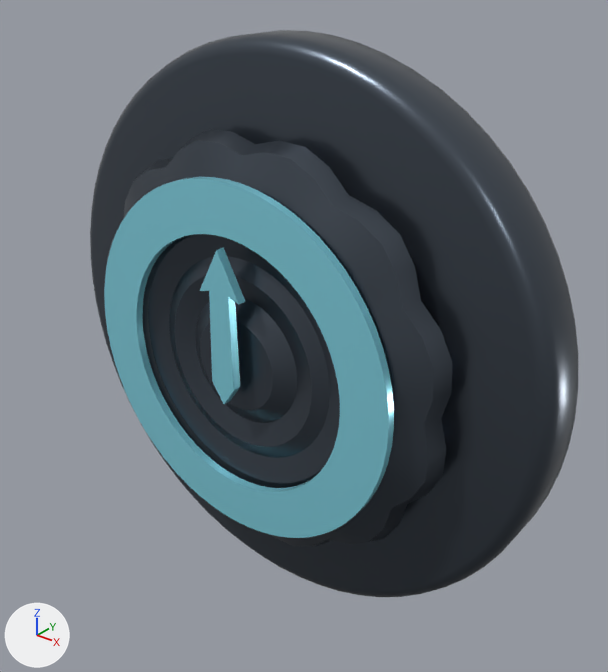
A saved change to the glTF model data/models/econ-node-library.glb.
One viewpoint serves both versions: a 50 mm camera at (1.669, -1.909, 1.262) aimed at (0.077, 0.08, 0.029). Lighting does not change. The marker at lower left points along +X, +Y and +Z. The first picture is the older version. Where no turn or scale is listed for an object, it has been applied to the vertices.

The first picture shows 'policy_rate__accent', 'policy_rate__body'.
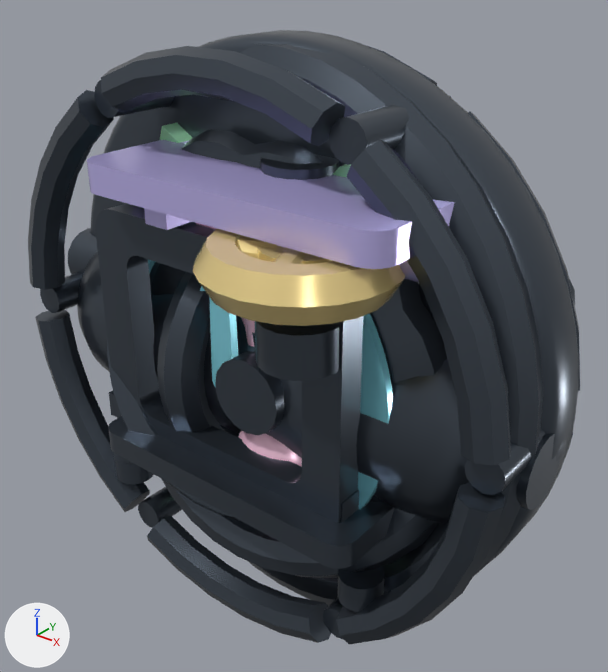
What differs and where, as boxes [x1, y1, x2, y2] in the pictures (608 x 672 px):
'gdp__body', added: after [28, 36, 580, 645]
'housing__body', added: after [95, 203, 419, 612]
'fx__body', added: after [68, 44, 560, 606]
'oil__body', added: after [77, 251, 573, 524]
'housing__accent', added (blue): after [87, 140, 455, 282]
'oil__accent', added (yellow): after [193, 229, 405, 326]
'risk_sentiment__body', added (mostly hidden): after [107, 276, 575, 521]
'risk_sentiment__accent', added (mostly hidden): after [195, 222, 302, 467]
'gdp__accent', added (mostly hidden): after [160, 123, 351, 178]
'policy_rate__body', unchanged, covered by the edit: before [90, 30, 578, 597]; after [90, 30, 578, 563]
'policy_rate__accent', unchanged, covered by the edit: before [104, 177, 394, 538]; after [148, 259, 393, 510]

What changed in the scene script:
```text
Add ob_risk_sentiment__body:
    ob_risk_sentiment__body = bpy.data.objects.new('risk_sentiment__body', me_mesh__risk_sentiment__body)  # 668 vertices, 1312 faces; spans x -0.91..0.91, y -0.35..0.35, z -0.88..0.88; in mat_mat__dark_titanium (greyish blue #535c66)
    ob_risk_sentiment__body.location = (0.0, 0.0, 0.0)
Add ob_risk_sentiment__accent:
    ob_risk_sentiment__accent = bpy.data.objects.new('risk_sentiment__accent', me_mesh__risk_sentiment__accent)  # 184 vertices, 352 faces; spans x -0.1..0.325, y -0.14..0.14, z -1.213..0.1; in mat_mat__accent__psychology (pink #ffcee7)
    ob_risk_sentiment__accent.location = (0.0, -0.122, 0.523)
Add ob_oil__body:
    ob_oil__body = bpy.data.objects.new('oil__body', me_mesh__oil__body)  # 742 vertices, 1472 faces; spans x -0.98..0.98, y -0.43..0.59, z -0.54..0.39; in mat_mat__dark_titanium (greyish blue #535c66)
    ob_oil__body.location = (0.0, 0.0, 0.0)
Add ob_oil__accent:
    ob_oil__accent = bpy.data.objects.new('oil__accent', me_mesh__oil__accent)  # 244 vertices, 468 faces; spans x -0.279..0.279, y -0.276..0.276, z -0.064..0.064; in mat_mat__accent__commodities (yellow #ffe59e)
    ob_oil__accent.location = (0.377, -0.31, 0.475)
Add ob_housing__body:
    ob_housing__body = bpy.data.objects.new('housing__body', me_mesh__housing__body)  # 704 vertices, 1368 faces; spans x -0.684..0.675, y -0.39..0.4, z -0.643..0.606; in mat_mat__dark_titanium (greyish blue #535c66)
    ob_housing__body.location = (0.0, 0.0, 0.0)
Add ob_housing__accent:
    ob_housing__accent = bpy.data.objects.new('housing__accent', me_mesh__housing__accent)  # 136 vertices, 252 faces; spans x -0.542..0.542, y -0.239..0.239, z -0.147..0.046; in mat_mat__accent__assets (blue #cec4ff)
    ob_housing__accent.location = (0.142, -0.161, 0.597)
Add ob_gdp__body:
    ob_gdp__body = bpy.data.objects.new('gdp__body', me_mesh__gdp__body)  # 900 vertices, 1696 faces; spans x -0.97..0.97, y -0.29..0.29, z -0.97..0.97; in mat_mat__dark_titanium (greyish blue #535c66)
    ob_gdp__body.location = (0.0, 0.0, 0.0)
Add ob_gdp__accent:
    ob_gdp__accent = bpy.data.objects.new('gdp__accent', me_mesh__gdp__accent)  # 96 vertices, 168 faces; spans x -0.79..0.79, y -0.06..0.06, z -0.69..0.69; in mat_mat__accent__real (green #b0f2c2)
    ob_gdp__accent.location = (0.0, 0.0, 0.0)
Add ob_fx__body:
    ob_fx__body = bpy.data.objects.new('fx__body', me_mesh__fx__body)  # 948 vertices, 1868 faces; spans x -0.98..0.98, y -0.31..0.31, z -0.98..0.98; in mat_mat__dark_titanium (greyish blue #535c66)
    ob_fx__body.location = (0.0, 0.0, 0.0)
```
